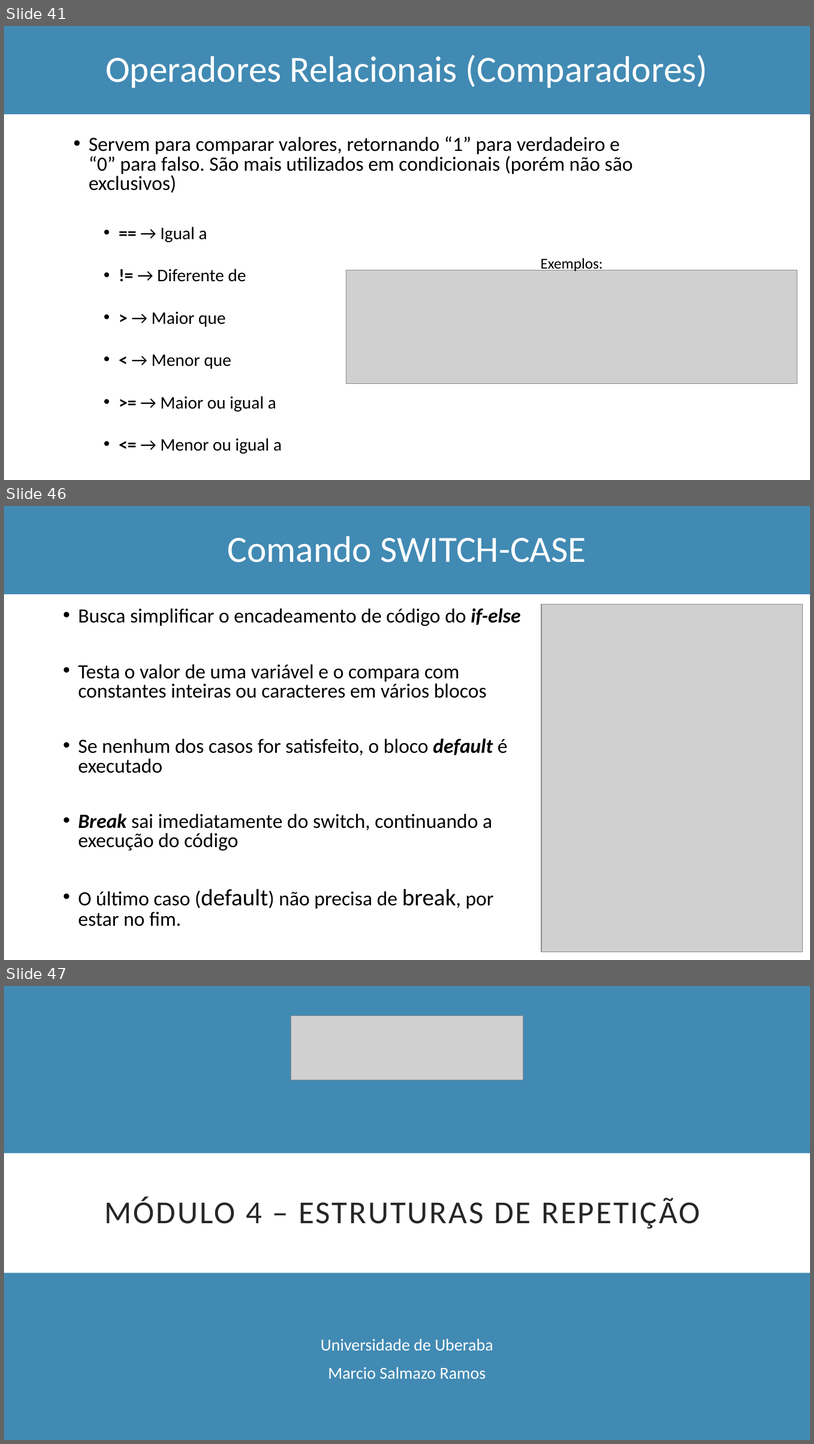
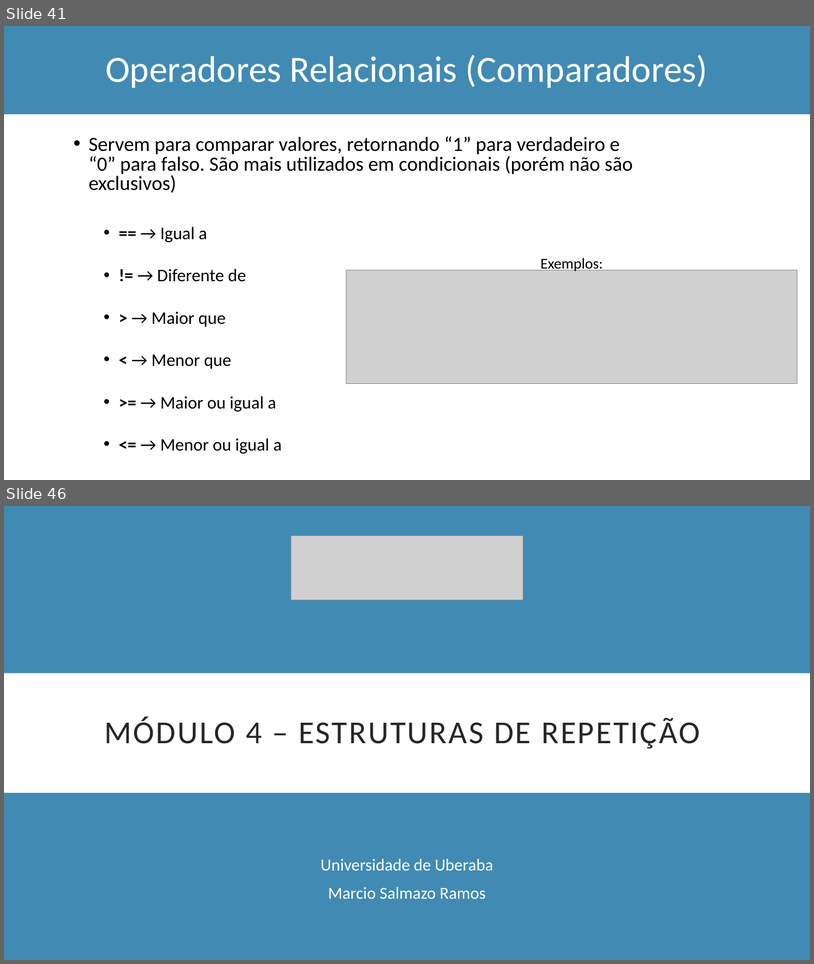
Before and after one commit to Marcio-Salmazo/Aulas, a slide deck: UNIUBE-LP/Teoria_LP.pptx. Shown one above the other, each under a label of ours: slides 41, 46 and 47 before the commit, slides 41 and 46 after it; the slides between them are not shown. The pictures are 814x1444 and 814x964 pixels, drawn with LibreOffice and Linux fonts; fonts in the diff are those of the drawing; grey boxes stand for pictures. Boxes give left, top, right and bottom in pixels: in the first picture for what was removed or moved away, otherwise in the second. Text is boxed around its words. In the diff, an @@ line names an element or a change of style, - is before the commit and + after.

```diff
--- a/UNIUBE-LP/Teoria_LP.pptx
+++ b/UNIUBE-LP/Teoria_LP.pptx
@@ slide 46 removed at (4, 506, 810, 960), background #FFFFFF @@
@@ rectangle removed at (4, 506, 810, 594) @@
@@ title removed at (227, 536, 587, 562) @@
-Comando SWITCH-CASE
@@ text removed at (78, 608, 521, 926) @@
-• Busca simplificar o encadeamento de código do if-else
-• Testa o valor de uma variável e o compara com constantes inteiras ou caracteres em vários blocos
-• Se nenhum dos casos for satisfeito, o bloco default é executado
-• Break sai imediatamente do switch, continuando a execução do código
-• O último caso (default) não precisa de break, por estar no fim.
@@ picture removed at (542, 604, 803, 952) @@
@@ what was slide 47 is now slide 46 @@
```
Also in this commit, not shown: 4 slides changed, 1 slide added, 1 other slide removed, 2 other files.
